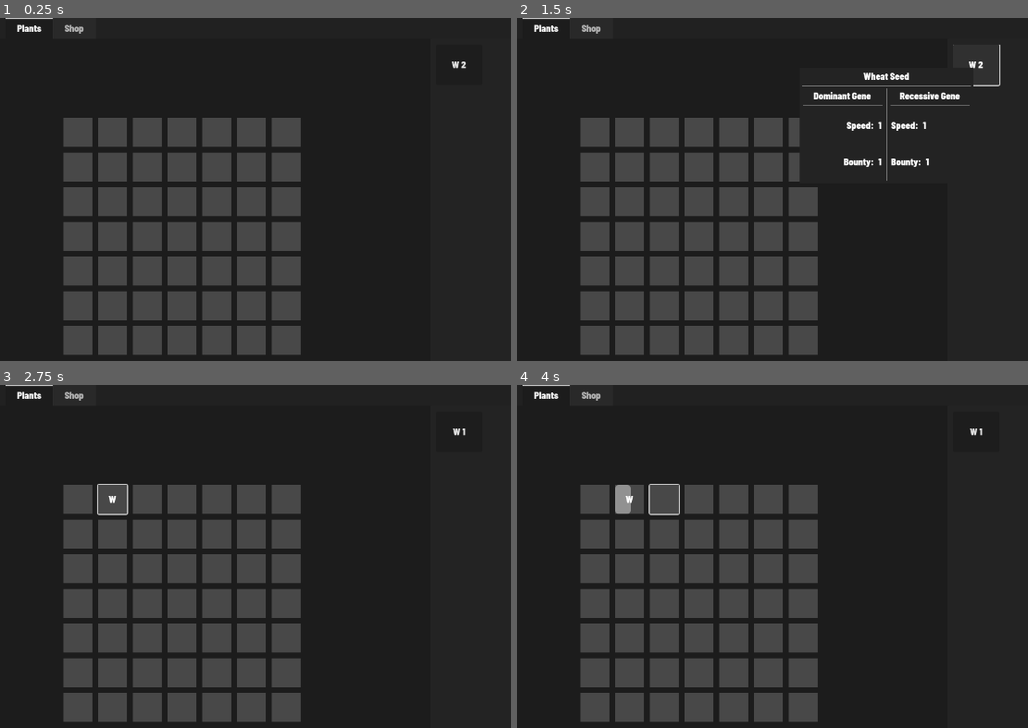
Above: before the commit, frames 1-4 (two rows, left to right).
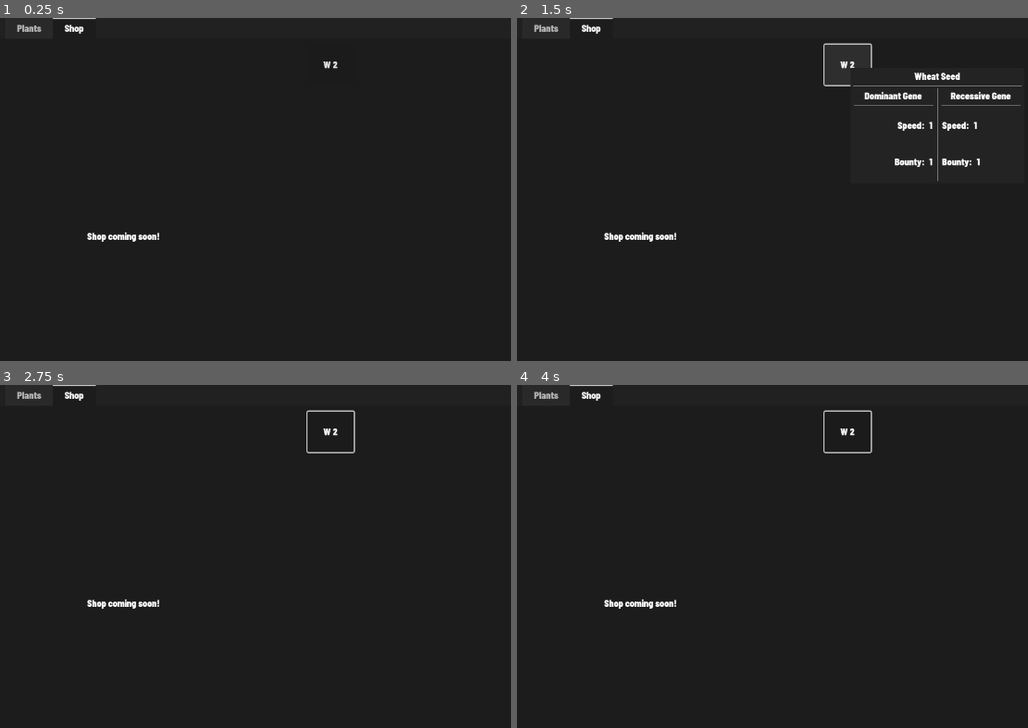
Above: after the commit, the same moments.

Repository: tylercchase/agricraft_godot
Game: Godot game, scene res://src/main.tscn
Same seed, same stepped clock (60 frames per second), same inputs: the game is played once before the commit and once after it. The engine's default icon, where the game draws it, is replaced by a stand-in: a white triangle on a blue panel in a dark square.
Inputs (mouse positions are in pixels of both pictures, inside the frame that each line leads up to):
- Up to frame 1 (0.25 s): no input
- Up to frame 2 (1.5 s): click (593, 131) at 0.52 s; click "W 2" at 1.25 s
- Up to frame 3 (2.75 s): click (112, 498) at 2.02 s
- Up to frame 4 (4 s): click (629, 498) at 2.75 s, where only the run before the commit has a clickable "W"; click (665, 498) at 3.52 s

The runs differ from the first frame. In frame 1, 23% of the frame differs, in the area x 1-92%, y 0-99%; in frame 2, 25%, in the area x 1-99%, y 0-99%; in frame 3, 24%; in frame 4, 24%.

Commit message:
chore: add pipeline

Diff:
--- a/src/main.tscn
+++ b/src/main.tscn
@@ -34,9 +34,10 @@
 grow_vertical = 2
 size_flags_horizontal = 3
 size_flags_stretch_ratio = 2.0
-current_tab = 0
+current_tab = 1
 
 [node name="Plants" type="HBoxContainer" parent="TabContainer"]
+visible = false
 layout_mode = 2
 metadata/_tab_index = 0
 
@@ -230,14 +231,33 @@
 layout_mode = 2
 
 [node name="InventoryContainer" parent="TabContainer/Plants/MenuContainer/HBoxContainer/PanelContainer/MarginContainer/ScrollContainer/VBoxContainer" node_paths=PackedStringArray("inventory_manager") instance=ExtResource("3_5mrjc")]
-unique_name_in_owner = true
 layout_mode = 2
 inventory_manager = NodePath("../../../../../../../../../InventoryManager")
 
-[node name="Shop" type="CenterContainer" parent="TabContainer"]
-visible = false
-layout_mode = 2
+[node name="Shop" type="MarginContainer" parent="TabContainer"]
+layout_mode = 2
+theme_override_constants/margin_left = 10
+theme_override_constants/margin_top = 10
+theme_override_constants/margin_right = 10
+theme_override_constants/margin_bottom = 10
 metadata/_tab_index = 1
+
+[node name="HBoxContainer" type="HBoxContainer" parent="TabContainer/Shop"]
+layout_mode = 2
+
+[node name="Control" type="HBoxContainer" parent="TabContainer/Shop/HBoxContainer"]
+layout_mode = 2
+size_flags_horizontal = 3
+
+[node name="Label" type="Label" parent="TabContainer/Shop/HBoxContainer/Control"]
+layout_mode = 2
+size_flags_horizontal = 3
+text = "Shop coming soon!"
+horizontal_alignment = 1
+
+[node name="InventoryContainer" parent="TabContainer/Shop/HBoxContainer" node_paths=PackedStringArray("inventory_manager") instance=ExtResource("3_5mrjc")]
+layout_mode = 2
+inventory_manager = NodePath("../../../../InventoryManager")
 
 [node name="InteractionManager" type="Node" parent="." node_paths=PackedStringArray("plant_grid_container", "plant_manager", "inventory_manager")]
 script = ExtResource("4_3cfgd")
Not shown, added: .github/itch-io.yml
